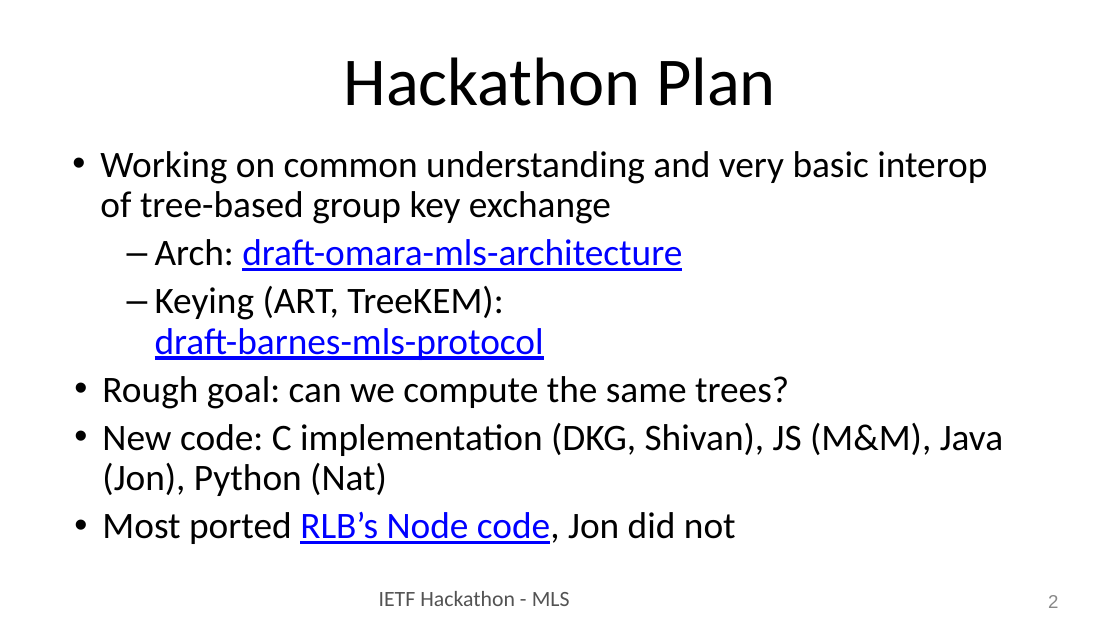
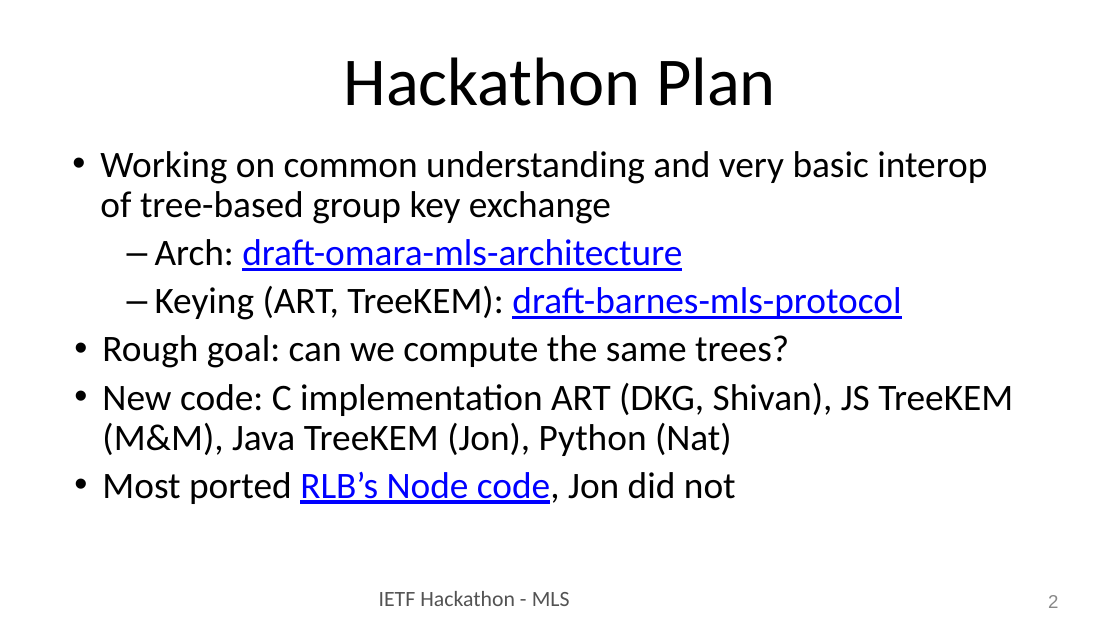
Before and after one commit to IETF-Hackathon/ietf102-project-presentations, a slide deck: slide 2 of hackathon-presentation-MLS.pptx. Drawn at 1120x630 pixels with LibreOffice and Linux fonts; fonts in the diff are those of the drawing. Boxes give left, top, right and bottom in pixels: in the first picture for what was removed or moved away, otherwise in the second. Text is boxed around its words. In the diff, an @@ line names an element or a change of style, - is before the commit and + after.

```diff
--- a/hackathon-presentation-MLS.pptx
+++ b/hackathon-presentation-MLS.pptx
@@ text at bbox=[102, 383, 1013, 456]: text changed @@
-• New code: C implementation (DKG, Shivan), JS (M&M), Java (Jon), Python (Nat)
+• New code: C implementation ART (DKG, Shivan), JS TreeKEM (M&M), Java TreeKEM (Jon), Python (Nat)
```
Also in this commit, not shown: 2 other slides changed.
